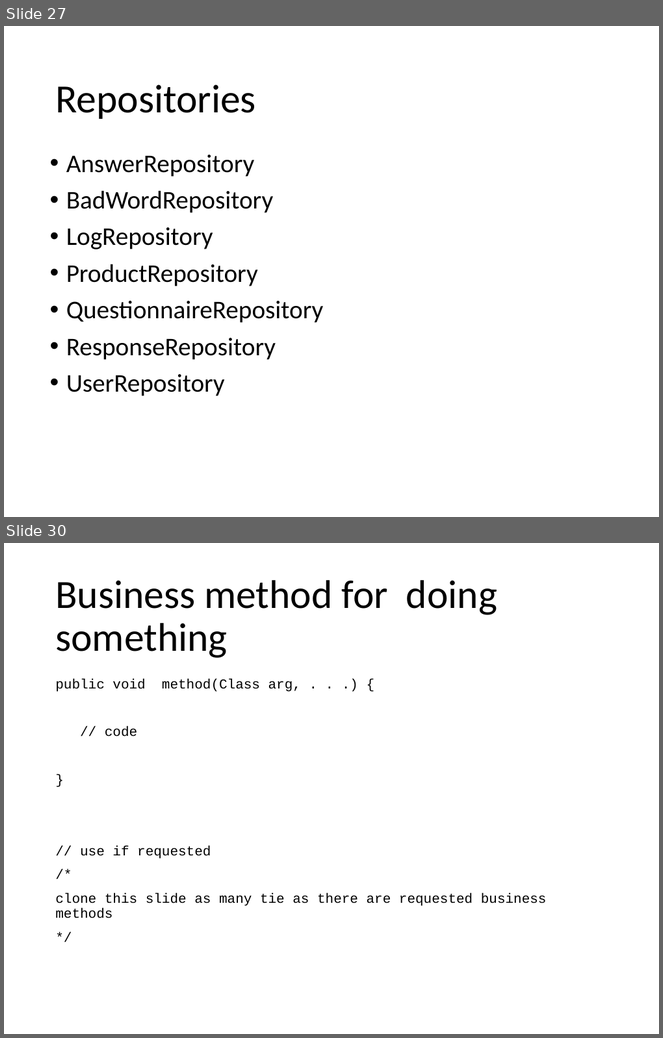
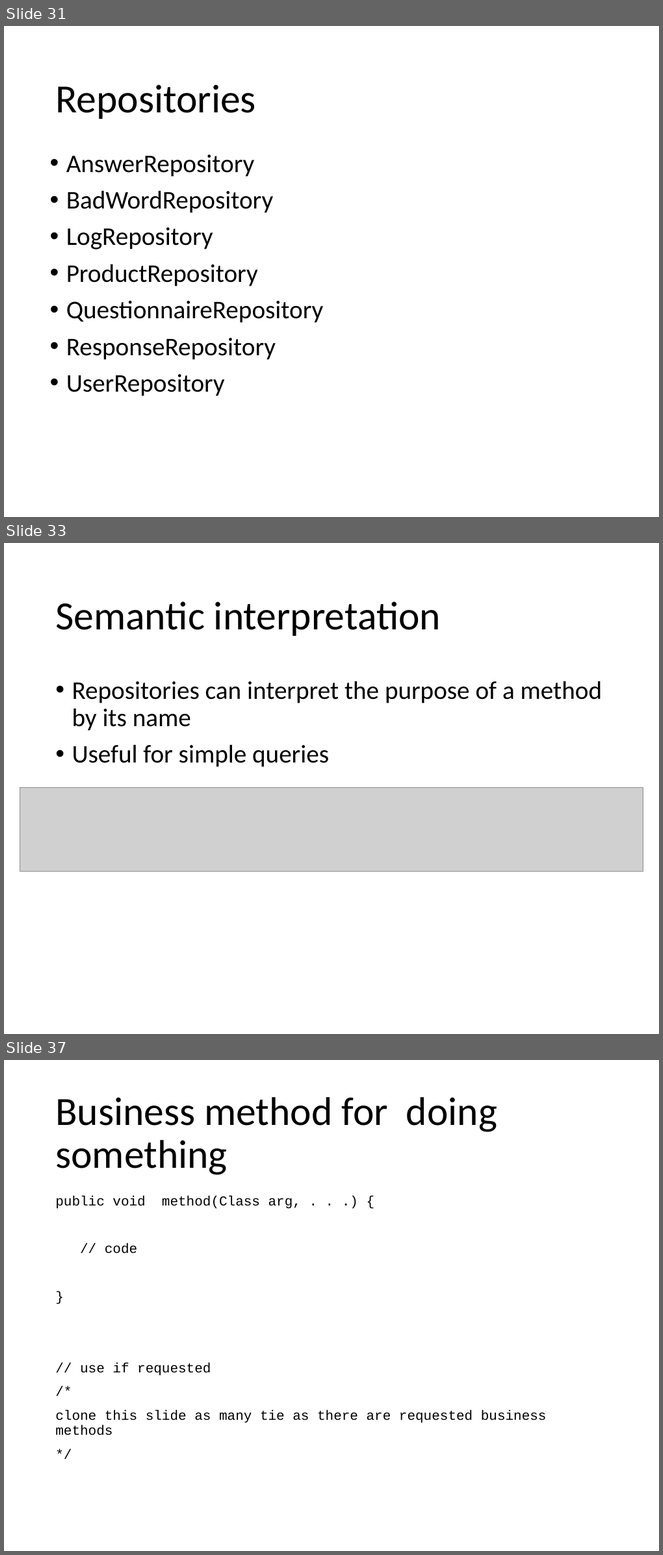
Before and after one commit to Paso198/Gamified-Marketing-Application, a slide deck: Design.pptx. Shown one above the other, each under a label of ours: slides 27 and 30 before the commit, slides 31, 33 and 37 after it; the slides between them are not shown. The pictures are 663x1038 and 663x1555 pixels, drawn with LibreOffice and Linux fonts; fonts in the diff are those of the drawing; grey boxes stand for pictures. Boxes give left, top, right and bottom in pixels: in the first picture for what was removed or moved away, otherwise in the second. Text is boxed around its words. In the diff, an @@ line names an element or a change of style, - is before the commit and + after.

```diff
--- a/Design.pptx
+++ b/Design.pptx
@@ slide 33 added at (4, 543, 659, 1034), background #FFFFFF @@
@@ title added at (55, 601, 441, 636), 44 pt, text #000000 @@
+Semantic interpretation
@@ text added at (72, 681, 602, 767), 28 pt, text #000000 @@
+• Repositories can interpret the purpose of a method by its name
+• Useful for simple queries
@@ picture added at (20, 788, 644, 872) @@
@@ what was slide 27 is now slide 31 @@
@@ what was slide 30 is now slide 37 @@
```
Also in this commit, not shown: 2 slides changed, 7 other slides added, 1 slide removed.
